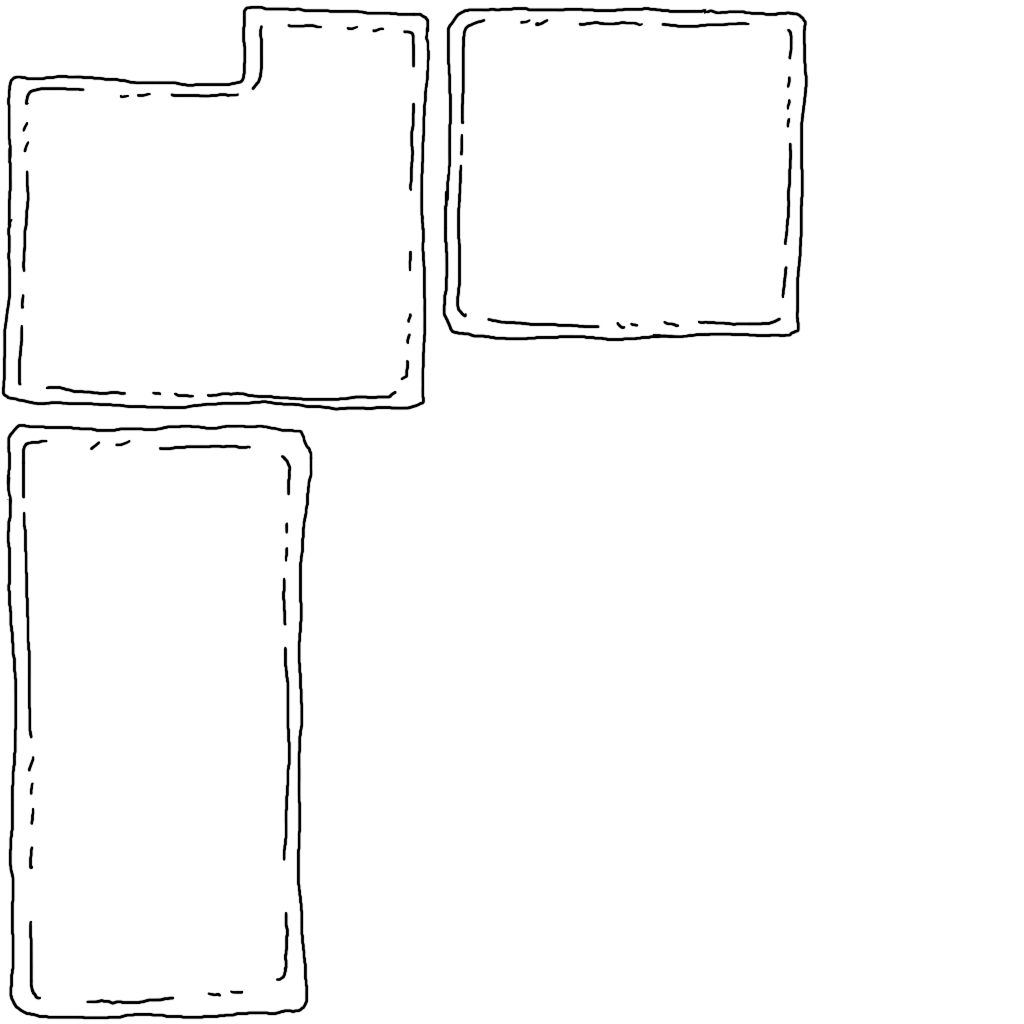
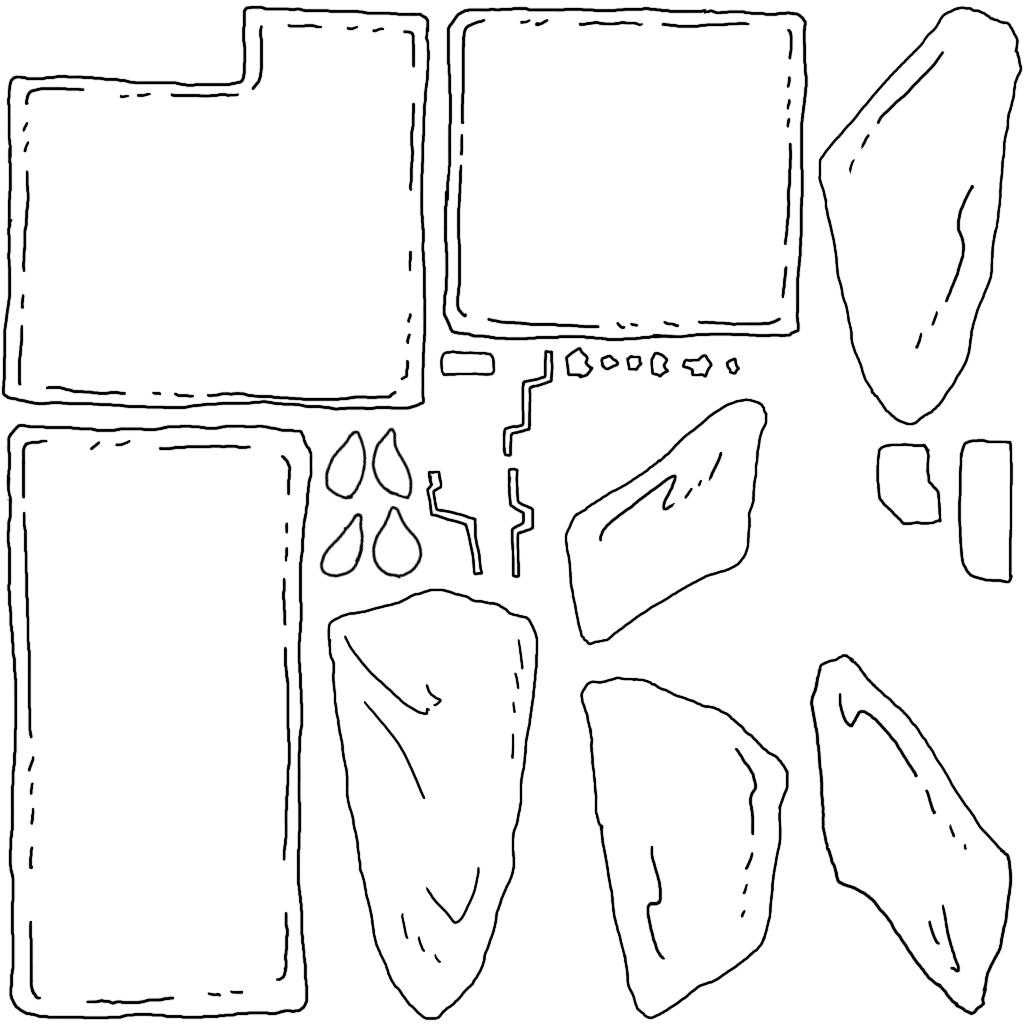
Comparing the layer stacks of the two 1024×1024 images. Changes:
added group "カギ" with 12 layers above "花" over [left=425, top=346, right=1014, bottom=585]
added layer "ライン3" in group "カギ" over [left=425, top=470, right=484, bottom=576]
added layer "ライン2" in group "カギ" over [left=507, top=467, right=535, bottom=579]
added layer "ライン1" in group "カギ" over [left=502, top=349, right=555, bottom=458]
added layer "クズ2" in group "カギ" over [left=875, top=442, right=942, bottom=526]
added layer "クズ1" in group "カギ" over [left=957, top=438, right=1014, bottom=584]
added layer "レイヤー 22" in group "カギ" over [left=681, top=353, right=714, bottom=379]
added layer "レイヤー 23" in group "カギ" over [left=649, top=351, right=670, bottom=379]
added layer "レイヤー 24" in group "カギ" over [left=625, top=354, right=644, bottom=372]
added layer "レイヤー 25" in group "カギ" over [left=599, top=354, right=620, bottom=371]
added layer "カケラ" in group "カギ" over [left=564, top=346, right=594, bottom=379]
added layer "ランプ" in group "カギ" over [left=439, top=349, right=496, bottom=377]
added group "花" with 4 layers above "袋" over [left=319, top=427, right=424, bottom=580]
added layer "レイヤー 17" in group "花" over [left=371, top=505, right=424, bottom=580]
added layer "レイヤー 19" in group "花" over [left=319, top=512, right=365, bottom=579]
added layer "レイヤー 18" in group "花" over [left=370, top=427, right=414, bottom=501]
added layer "レイヤー 20" in group "花" over [left=324, top=429, right=368, bottom=501]
added group "袋" with 5 layers above "Error" over [left=326, top=5, right=1023, bottom=1021]
added layer "袋5" in group "袋" over [left=809, top=653, right=1013, bottom=1016]
added layer "袋4" in group "袋" over [left=564, top=397, right=768, bottom=646]
added layer "袋3" in group "袋" over [left=579, top=676, right=790, bottom=1020]
added layer "袋2" in group "袋" over [left=817, top=5, right=1023, bottom=426]
added layer "袋1" in group "袋" over [left=327, top=588, right=539, bottom=1021]
…and 1 more changes (1 added)
